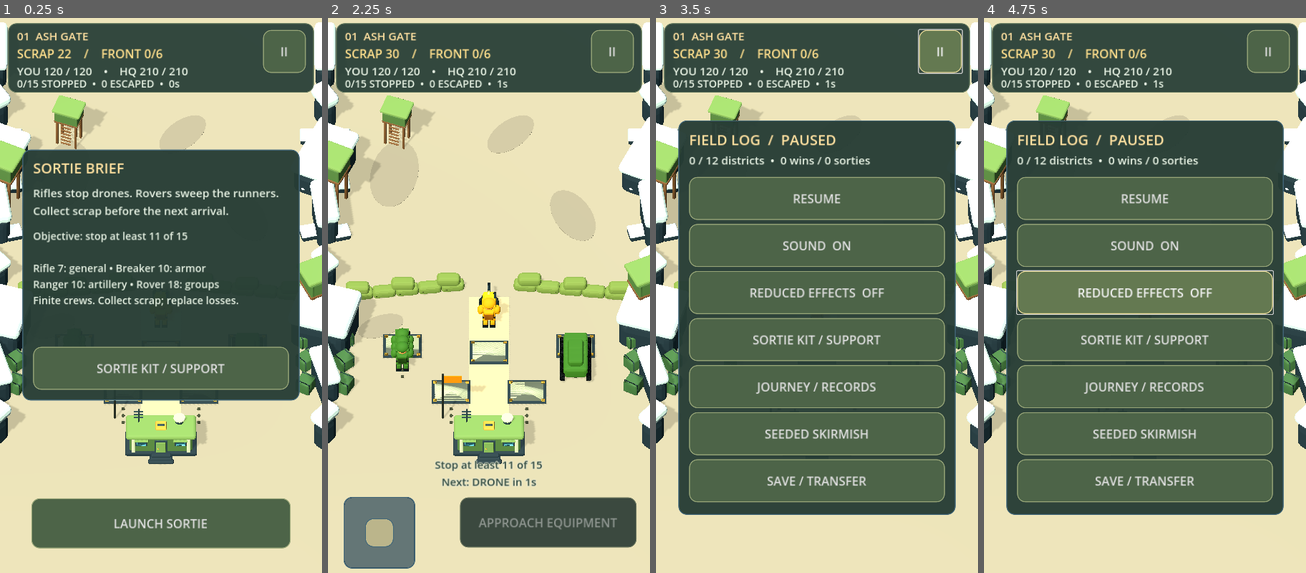
Above: before the commit, frames 1-4 (left to right).
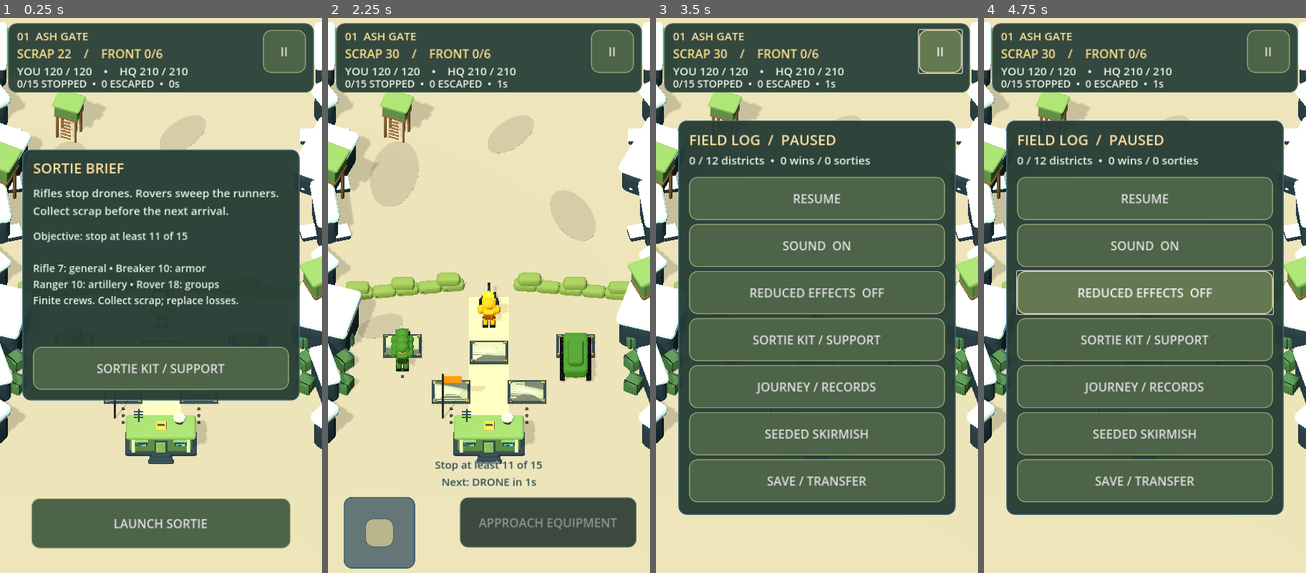
Above: after the commit, the same moments.

Repository: dsschiff/games
Game: Godot game, scene res://boot.tscn
Two runs of this game, one before a commit and one after it. Both use one fixed random seed, a clock stepped at 60 frames per second and the inputs below.
Inputs:
- Up to frame 1 (0.25 s): no input
- Up to frame 2 (2.25 s): click "LAUNCH SORTIE" at 0.5 s; click "II" at 1.25 s; click "RESUME" at 2 s
- Up to frame 3 (3.5 s): click "II" at 2.75 s
- Up to frame 4 (4.75 s): click "REDUCED EFFECTS OFF" at 3.5 s; click "REDUCED EFFECTS ON" at 4.25 s

The runs differ from the first frame. In frame 1, 1.0% of the frame differs, in the area x 0-100%, y 13-51%; in frame 2, 1.1%; in frame 3, 0.8%; in frame 4, 0.8%.

Commit message:
Align Ranger geometry and live sockets; clear transformed landmarks

Diff:
--- a/android-games/frontline-foundry/scripts/presentation/actor.gd
+++ b/android-games/frontline-foundry/scripts/presentation/actor.gd
@@ -211,6 +211,16 @@
 	if turret != null:
 		turret.rotation.y = torso_yaw
 
+func socket_position() -> Vector3:
+	if rig != null:
+		rig.force_update_all_bone_transforms()
+		var attachment := muzzle.get_parent() as BoneAttachment3D
+		# BoneAttachment's skeleton signal updates later on this engine. The skin
+		# already uses this pose, so hydrate the attachment before same-call sampling.
+		attachment.transform = rig.get_bone_global_pose(bones[attachment.bone_name])
+		attachment.force_update_transform()
+	return muzzle.global_position
+
 func hit() -> void:
 	hit_left = 0.22
 
--- a/android-games/frontline-foundry/scripts/presentation/outpost.gd
+++ b/android-games/frontline-foundry/scripts/presentation/outpost.gd
@@ -154,13 +154,9 @@
 	# All opaque landmarks stay outside the existing playable rectangle. Low
 	# painted tracks/deck lines remain traversable; they never add collision.
 	for side in [-1, 1]:
-		var landmark := asset(region.landmark, Vector3(side * 5.9, 0, -4.5 if side < 0 else 1.0))
-		landmark.rotation.y = side * .45
-		if region.landmark in ["bridge_arch", "floodgate", "quarry_crane", "repair_gantry"]:
-			landmark.scale = Vector3.ONE * .75
-	var horizon := asset(region.landmark, Vector3(-3.4, 0, -7.4))
-	horizon.rotation.y = -.35
-	horizon.scale = Vector3.ONE * .72
+		var scale := .75 if region.landmark in ["bridge_arch", "floodgate", "quarry_crane", "repair_gantry"] else 1.0
+		place_landmark(region.landmark, Vector3(side * 5.9, 0, -4.5 if side < 0 else 1.0), side * .45, scale, side)
+	place_landmark(region.landmark, Vector3(-3.4, 0, -7.4), -.35, .72, 0)
 	if region.terrain == "rail":
 		for x in [-2.7, 2.7]:
 			for offset in [-.23, .23]:
@@ -180,14 +176,45 @@
 	elif region.terrain == "orchard":
 		for side in [-1, 1]:
 			for j in 3:
-				var tree := asset("orchard_tree", Vector3(side * 6.5, 0, -9.0 + j * 3))
-				tree.scale = Vector3.ONE * .8
+				place_landmark("orchard_tree", Vector3(side * 6.5, 0, -9.0 + j * 3), 0, .8, side)
 	if region.style == "siege":
 		for side in [-1, 1]:
-			asset("watchtower", Vector3(side * 7.5, 0, -8.0))
+			place_landmark("watchtower", Vector3(side * 7.5, 0, -8.0), 0, 1, side)
 	elif region.style == "flank":
 		for side in [-1, 1]:
-			asset("relay_mast", Vector3(side * 7.0, 0, -7.0))
+			place_landmark("relay_mast", Vector3(side * 7.0, 0, -7.0), 0, 1, side)
+
+func place_landmark(id: String, point: Vector3, yaw: float, scale_factor: float, side: int) -> Node3D:
+	var node := asset(id, point)
+	node.rotation.y = yaw
+	node.scale = Vector3.ONE * scale_factor
+	var bounds := geometry_bounds(node)
+	# Includes full mesh-node hierarchy, authored scale, runtime yaw and overhangs.
+	# Commander center x is bounded to +/-4.7 with .275 body clearance. Rear
+	# scenery also clears the actual enemy spawn edge (-6.75 minus body radius).
+	if side > 0:
+		node.position.x += maxf(0, 5.1 - bounds.position.x)
+	elif side < 0:
+		node.position.x -= maxf(0, bounds.end.x + 5.1)
+	else:
+		node.position.z -= maxf(0, bounds.end.z + 7.1)
+	node.set_meta("regional_placement", true)
+	return node
+
+static func geometry_bounds(node: Node3D) -> AABB:
+	var found := false
+	var bounds := AABB()
+	for child in node.find_children("*", "MeshInstance3D", true, false):
+		var instance := child as MeshInstance3D
+		var local := instance.mesh.get_aabb()
+		for index in 8:
+			var point: Vector3 = instance.to_global(local.get_endpoint(index))
+			if found:
+				bounds = bounds.expand(point)
+			else:
+				bounds = AABB(point, Vector3.ZERO)
+				found = true
+	return bounds
 
 func mat(color: String) -> StandardMaterial3D:
 	if not materials.has(color):
@@ -378,9 +405,7 @@
 			if units.has(shooter):
 				# Apply aim before sampling the weapon socket, without advancing time.
 				units[shooter].pose(0, Vector3.ZERO, false)
-				if units[shooter].rig != null:
-					units[shooter].rig.force_update_all_bone_transforms()
-				origin = units[shooter].muzzle.global_position
+				origin = units[shooter].socket_position()
 			elif shooter == "sentry":
 				sentry.rotation.y = atan2(-(destination.x - sentry.position.x), -(destination.z - sentry.position.z))
 				origin = sentry.to_global(Vector3(0, .61, -.66))
--- a/android-games/frontline-foundry/tests/presentation_tests.gd
+++ b/android-games/frontline-foundry/tests/presentation_tests.gd
@@ -80,6 +80,13 @@
 	check(absf(actor.rig.get_bone_pose_rotation(actor.bones.UpperArmL).get_euler().z) > 1, "victory raises an articulated arm")
 	actor.rig.force_update_all_bone_transforms()
 	check(actor.muzzle.get_parent() is BoneAttachment3D and actor.muzzle.get_parent().bone_name == "PrimaryMuzzle" and actor.rig.get_bone_global_rest(actor.bones.PrimaryMuzzle).origin.z < -.55, "authored primary muzzle bone follows the actual weapon tip")
+	actor.fire(Vector3(5, 0, -2))
+	actor.pose(0, Vector3.ZERO, false)
+	actor.rig.force_update_all_bone_transforms()
+	var current_tip: Vector3 = actor.rig.to_global(actor.rig.get_bone_global_pose(actor.bones.PrimaryMuzzle).origin)
+	var same_call_gap: float = actor.socket_position().distance_to(current_tip)
+	print("SAME_CALL_BONE_ATTACHMENT_GAP ", same_call_gap)
+	check(same_call_gap < .00001, "same-call turned shot marker matches current weapon bone tip without a process-frame delay")
 	# Geometry fixture: hull keeps traveling forward while the turret aims sideways.
 	var rover := Actor.new()
 	root.add_child(rover)
@@ -101,6 +108,20 @@
 		root.add_child(specialist)
 		specialist.configure(role, "enemy", 0)
 		role_models[role] = specialist.model.scene_file_path
+		if role == "ranger":
+			var front := weapon_front(specialist)
+			var tip: Vector3 = specialist.rig.get_bone_global_rest(specialist.bones.PrimaryMuzzle).origin
+			print("RANGER_VISIBLE_TIP ", front, " socket ", tip, " gap ", tip.distance_to(front))
+			check(tip.distance_to(front) < .01 and front.z < -1.1, "Ranger socket touches actual Weapon-weighted visible long-rifle cap geometry")
+			var cap_local: Vector3 = specialist.rig.get_bone_global_rest(specialist.bones.Weapon).affine_inverse() * front
+			var aimed_cap := true
+			for target in [Vector3(5, 0, -2), Vector3(-3, 0, -5), Vector3(0, 0, -5)]:
+				specialist.fire(target)
+				specialist.pose(.05, Vector3.ZERO, false)
+				var socket: Vector3 = specialist.socket_position()
+				var skinned_cap: Vector3 = specialist.rig.to_global(specialist.rig.get_bone_global_pose(specialist.bones.Weapon) * cap_local)
+				aimed_cap = aimed_cap and socket.distance_to(skinned_cap) < .01
+			check(aimed_cap, "same-call Ranger socket follows actual skinned barrel cap through three aim/recoil poses")
 		if specialist.rig != null:
 			specialist.rig.force_update_all_bone_transforms()
 			check(specialist.bones.has("PrimaryMuzzle") and specialist.muzzle.get_parent().bone_name == "PrimaryMuzzle", "specialist " + role + " retains authored articulated weapon tip")
@@ -115,7 +136,37 @@
 		var region: Dictionary = preload("res://scripts/presentation/regions.gd").describe(district)
 		landmarks[region.landmark] = true
 		check(FileAccess.file_exists("res://art/models/" + region.landmark + ".glb") and D.same(district, before_district), "district %d regional art resolves without editing its definition or state" % (index + 1))
+		var world := V.new()
+		root.add_child(world)
+		world.build(district)
+		world.set_process(false)
+		var clear := true
+		var count := 0
+		for node in world.get_children():
+			if not node is Node3D or not node.has_meta("regional_placement"):
+				continue
+			var bounds := V.geometry_bounds(node)
+			clear = clear and (bounds.position.x >= 4.975 or bounds.end.x <= -4.975 or bounds.end.z <= -6.475)
+			count += 1
+		check(clear and count >= 3, "all %d actual transformed regional placements clear commander center bounds plus .275 body radius in district %d" % [count, index + 1])
+		world.queue_free()
+		await process_frame
 	check(landmarks.size() == 12, "all twelve districts have a distinct authored landmark")
+	for style in ["mixed", "flank", "siege"]:
+		var seeded := C.fresh(D.skirmish(137, style))
+		var unchanged := seeded.duplicate(true)
+		var world := V.new()
+		root.add_child(world)
+		world.build(seeded)
+		world.set_process(false)
+		var clear := true
+		for node in world.get_children():
+			if node is Node3D and node.has_meta("regional_placement"):
+				var bounds := V.geometry_bounds(node)
+				clear = clear and (bounds.position.x >= 4.975 or bounds.end.x <= -4.975 or bounds.end.z <= -6.475)
+		check(clear and D.same(seeded, unchanged), "seeded " + style + " scenery clears complete transformed bounds without definition/state changes")
+		world.queue_free()
+		await process_frame
 	var before: String = JSON.stringify(original)
 	for i in 120:
 		view.sync(original, true, true, 0)
@@ -207,6 +258,39 @@
 		result.append_array(find_meshes(child))
 	return result
 
+func weapon_front(actor: Node3D) -> Vector3:
+	var nearest := INF
+	var front: Array[Vector3] = []
+	for node in find_meshes(actor.model):
+		if node.skin == null:
+			continue
+		for surface in node.mesh.get_surface_count():
+			var arrays: Array = node.mesh.surface_get_arrays(surface)
+			var vertices: PackedVector3Array = arrays[Mesh.ARRAY_VERTEX]
+			var indices: PackedInt32Array = arrays[Mesh.ARRAY_BONES]
+			var weights: PackedFloat32Array = arrays[Mesh.ARRAY_WEIGHTS]
+			for vertex in vertices.size():
+				var weapon := false
+				for influence in 4:
+					var bind: int = indices[vertex * 4 + influence]
+					var bone: int = node.skin.get_bind_bone(bind)
+					if bone < 0:
+						bone = actor.rig.find_bone(node.skin.get_bind_name(bind))
+					if weights[vertex * 4 + influence] > .99 and bone == actor.bones.Weapon:
+						weapon = true
+				if not weapon:
+					continue
+				var point: Vector3 = actor.rig.to_local(node.to_global(vertices[vertex]))
+				if point.z < nearest - .00001:
+					nearest = point.z
+					front = [point]
+				elif absf(point.z - nearest) < .00001:
+					front.append(point)
+	var center := Vector3.ZERO
+	for point in front:
+		center += point
+	return center / maxf(1, front.size())
+
 func tap(point: Vector2, index: int = 2) -> void:
 	for pressed in [true, false]:
 		var touch := InputEventScreenTouch.new()
Not shown, changed: android-games/frontline-foundry/art/manifest.json
Binary file changed: android-games/frontline-foundry/art/models/floodgate.glb
Binary file changed: android-games/frontline-foundry/art/models/headquarters.glb
Binary file changed: android-games/frontline-foundry/art/models/kit_breaker.glb
Binary file changed: android-games/frontline-foundry/art/models/kit_carrier.glb
Binary file changed: android-games/frontline-foundry/art/models/kit_jammer.glb
Binary file changed: android-games/frontline-foundry/art/models/kit_mortar.glb
Binary file changed: android-games/frontline-foundry/art/models/kit_ranger.glb
Binary file changed: android-games/frontline-foundry/art/models/kit_sapper.glb
Binary file changed: android-games/frontline-foundry/art/models/kit_storm.glb
Binary file changed: android-games/frontline-foundry/art/models/rail_wagon.glb
Binary file changed: android-games/frontline-foundry/art/models/relay_mast.glb
(and 14 more such lines)
